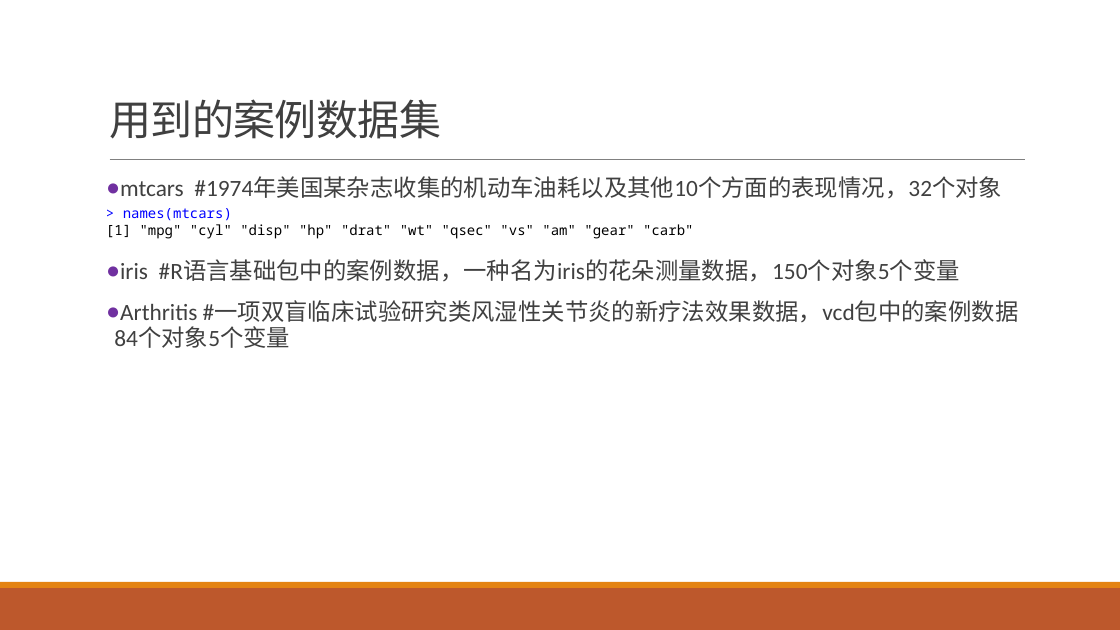
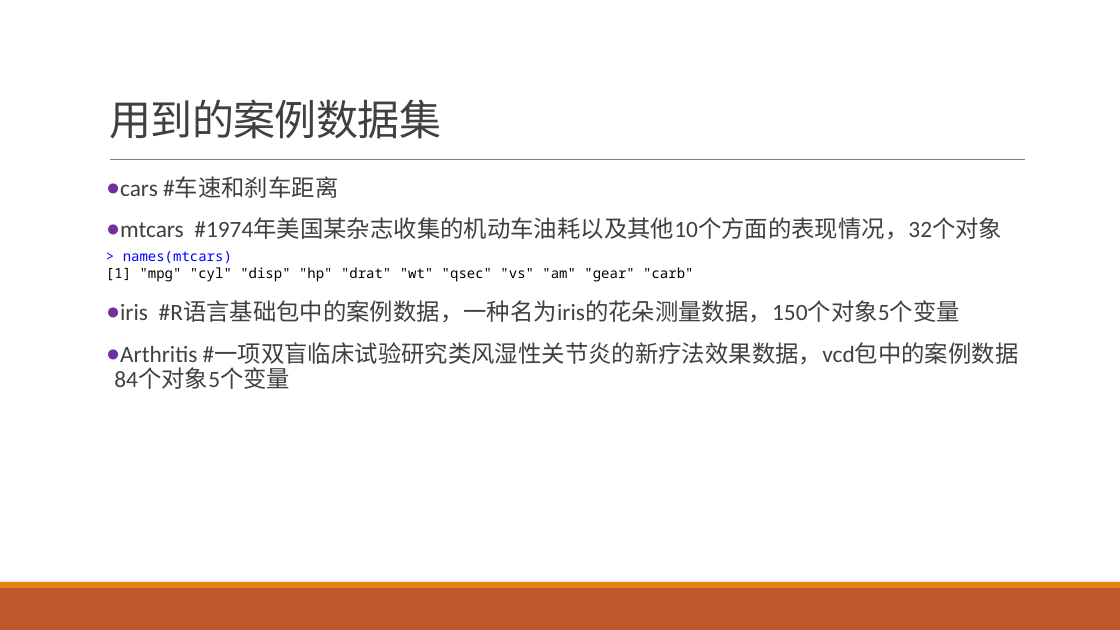
Before and after one commit to exoplanetX/DataAnalytics, a slide deck: slide 2 of 实验3-探索性分析.pptx. Drawn at 1120x630 pixels with LibreOffice and Linux fonts; fonts in the diff are those of the drawing. Boxes give left, top, right and bottom in pixels: in the first picture for what was removed or moved away, otherwise in the second. Text is boxed around its words. In the diff, an @@ line names an element or a change of style, - is before the commit and + after.

```diff
--- a/实验3-探索性分析.pptx
+++ b/实验3-探索性分析.pptx
@@ text at [120,176,338,198]: paragraph added @@
+● cars #车速和刹车距离
@@ text "> names(mtcars)": place and size @@
-text "> names(mtcars)" at [106,208,693,239]
+text "> names(mtcars)" at [106,251,693,282]
```
Also in this commit, not shown: 4 other slides changed, 1 slide added, 1 slide removed.
